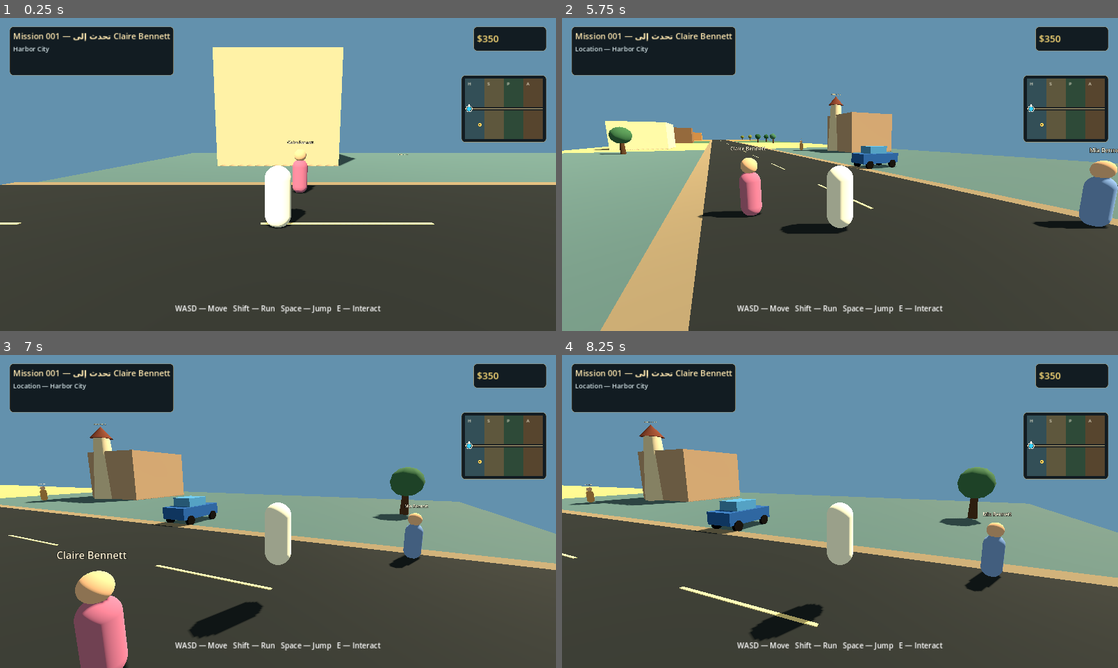
Above: before the commit, frames 1-4 (two rows, left to right).
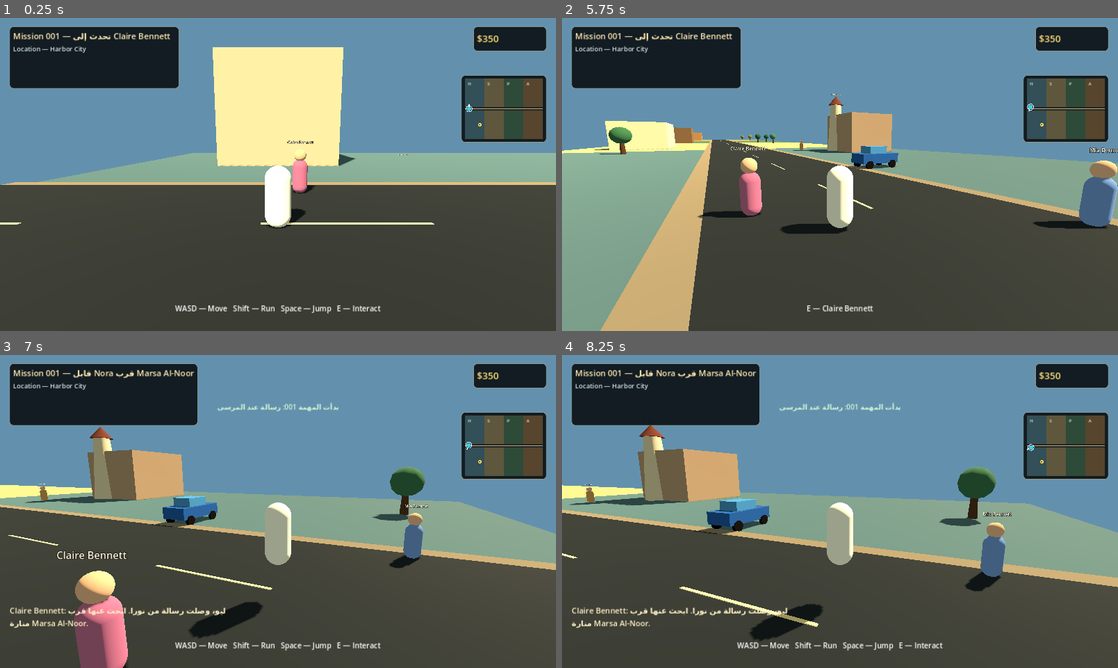
Above: after the commit, the same moments.

Repository: dzdfast-art/GTA-GHIBLI
Game: Godot game, scene res://scenes/main.tscn
Same seed, same stepped clock (60 frames per second), same inputs: the game is played once before the commit and once after it.
Inputs (mouse positions are in pixels of both pictures, inside the frame that each line leads up to):
- Up to frame 1 (0.25 s): no input
- Up to frame 2 (5.75 s): tap Enter at 0.5, 3.5 s; move the mouse to (962, 158) at 0.52 s; hold D (move_right) 0.53-1.25 s; hold E (interact) 0.53-1.25 s; click (962, 158) at 0.67 s; tap Space (jump) at 0.77, 2, 3.77, 5 s; drag from (728, 190) to (812, 237) at 1.27 s; move the mouse to (895, 105) at 2.02 s; hold D (move_right) 2.03-2.75 s; hold E (interact) 2.03-2.75 s; drag from (812, 237) to (673, 127) at 2.77 s; move the mouse to (1006, 221) at 3.52 s; hold A (move_left) 3.53-4.25 s; hold E (interact) 3.53-4.25 s; drag from (673, 127) to (756, 96) at 4.27 s; move the mouse to (867, 174) at 5.02 s; hold S (move_back) from 5.03 s (still down); hold E (interact) from 5.03 s (still down); click (867, 174) at 5.17 s
- Up to frame 3 (7 s): release S (move_back) at 5.75 s; release E (interact) at 5.75 s; drag from (194, 433) to (166, 527) at 5.77 s; tap Enter at 6.5 s; move the mouse to (400, 495) at 6.52 s; hold W (move_forward) from 6.53 s (still down); hold E (interact) from 6.53 s (still down); tap Space (jump) at 6.77 s
- Up to frame 4 (8.25 s): release W (move_forward) at 7.25 s; release E (interact) at 7.25 s; drag from (728, 527) to (812, 574) at 7.27 s; tap Space (jump) at 8 s; move the mouse to (895, 442) at 8.02 s; hold S (move_back) from 8.03 s (still down); hold E (interact) from 8.03 s (still down)

The runs differ from the first frame. In frame 1, 1.6% of the frame differs, in the area x 1-33%, y 2-23%; in frame 2, 1.9%; in frame 3, 3.1%, in the area x 1-85%, y 2-88%; in frame 4, 3.1%.
Error before the commit: Invalid call. Nonexistent function 'set_points_of_interest (via call)' in base 'CanvasLayer (GhibliWebHUD)'. (res://scripts/game_root.gd:41)

Commit message:
Replace placeholder map panel with interactive waypoint map

Diff:
--- a/web-edition/scripts/ui/game_hud.gd
+++ b/web-edition/scripts/ui/game_hud.gd
@@ -1,9 +1,15 @@
 extends CanvasLayer
 class_name GhibliWebHUD
+
+signal waypoint_selected(point_id: String, point_name: String, world_position: Vector3)
+
+const WORLD_MAP_SCRIPT = preload("res://scripts/ui/world_map.gd")
 
 class MinimapCanvas extends Control:
 	var player_world_position := Vector3(-114.0, 0.0, 0.0)
 	var player_heading: float = 0.0
+	var waypoint_world_position := Vector3.ZERO
+	var has_waypoint: bool = false
 	const WORLD_MIN := Vector2(-128.0, -32.0)
 	const WORLD_SIZE := Vector2(256.0, 64.0)
 	const REGION_COLORS := [
@@ -17,6 +23,11 @@
 	func set_player_state(world_position: Vector3, heading: float) -> void:
 		player_world_position = world_position
 		player_heading = heading
+		queue_redraw()
+
+	func set_waypoint(world_position: Vector3, active: bool) -> void:
+		waypoint_world_position = world_position
+		has_waypoint = active
 		queue_redraw()
 
 	func world_to_map(world_position: Vector3, map_size: Vector2 = Vector2(180.0, 132.0)) -> Vector2:
@@ -51,10 +62,16 @@
 		draw_line(player_point, player_point + heading_vector * 11.0, Color(0.98, 0.98, 0.94), 2.0)
 		draw_circle(player_point, 5.0, Color(0.20, 0.82, 1.0))
 		draw_arc(player_point, 7.0, 0.0, TAU, 20, Color(0.97, 0.98, 0.92), 1.3)
+		if has_waypoint:
+			var waypoint_point := world_to_map(waypoint_world_position, size)
+			draw_line(player_point, waypoint_point, Color(1.0, 0.78, 0.26, 0.9), 1.8)
+			draw_circle(waypoint_point, 4.0, Color(1.0, 0.78, 0.26))
+			draw_arc(waypoint_point, 7.0, 0.0, TAU, 20, Color(1.0, 0.90, 0.58), 1.2)
 
 
 var _objective_label: Label
 var _location_label: Label
+var _waypoint_label: Label
 var _cash_label: Label
 var _prompt_label: Label
 var _dialogue_label: Label
@@ -62,6 +79,7 @@
 var _vehicle_label: Label
 var _map_panel: PanelContainer
 var _minimap: MinimapCanvas
+var _map_canvas: Node
 
 
 func _ready() -> void:
@@ -73,14 +91,16 @@
 
 	var info_panel := _make_panel()
 	info_panel.position = Vector2(22.0, 20.0)
-	info_panel.custom_minimum_size = Vector2(370.0, 112.0)
+	info_panel.custom_minimum_size = Vector2(390.0, 142.0)
 	root.add_child(info_panel)
 	var info_column := VBoxContainer.new()
 	info_panel.add_child(info_column)
 	_objective_label = _make_label("Mission 001 — تحدث إلى Claire Bennett", 19, Color(1.0, 0.91, 0.69))
 	_location_label = _make_label("Harbor City", 15, Color(0.82, 0.88, 0.89))
+	_waypoint_label = _make_label("", 14, Color(1.0, 0.82, 0.43))
 	info_column.add_child(_objective_label)
 	info_column.add_child(_location_label)
+	info_column.add_child(_waypoint_label)
 
 	var status_panel := _make_panel()
 	status_panel.anchor_left = 1.0
@@ -158,25 +178,29 @@
 	root.add_child(_notice_label)
 
 	_map_panel = _make_panel()
+	_map_panel.name = "WorldMapPanel"
 	_map_panel.anchor_left = 0.5
 	_map_panel.anchor_right = 0.5
 	_map_panel.anchor_top = 0.5
 	_map_panel.anchor_bottom = 0.5
-	_map_panel.offset_left = -250.0
-	_map_panel.offset_right = 250.0
-	_map_panel.offset_top = -175.0
-	_map_panel.offset_bottom = 175.0
+	_map_panel.offset_left = -390.0
+	_map_panel.offset_right = 390.0
+	_map_panel.offset_top = -250.0
+	_map_panel.offset_bottom = 250.0
 	_map_panel.visible = false
 	root.add_child(_map_panel)
 
 	var map_column := VBoxContainer.new()
+	map_column.name = "MapColumn"
 	_map_panel.add_child(map_column)
 	map_column.add_child(_make_label("GTA GHIBLI — WORLD MAP", 22, Color(1.0, 0.86, 0.54)))
-	map_column.add_child(_make_label("Harbor City  ───  Sapphire Coast", 18, Color(0.83, 0.90, 0.91)))
-	map_column.add_child(_make_label("       │                         │", 18, Color(0.83, 0.90, 0.91)))
-	map_column.add_child(_make_label("Pine Highlands ─── Amber Valley", 18, Color(0.83, 0.90, 0.91)))
-	map_column.add_child(_make_label("Marsa Al-Noor: Harbor City (موقع أولي)", 15, Color(0.94, 0.84, 0.63)))
-	map_column.add_child(_make_label("M — إغلاق الخريطة", 14, Color(0.78, 0.84, 0.86)))
+	_map_canvas = WORLD_MAP_SCRIPT.new()
+	_map_canvas.name = "WorldMapCanvas"
+	_map_canvas.set("custom_minimum_size", Vector2(740.0, 360.0))
+	map_column.add_child(_map_canvas)
+	_map_canvas.connect("waypoint_selected", Callable(self, "_forward_waypoint_selection"))
+	map_column.add_child(_make_label("Click a marker to set a waypoint • Wheel: zoom • Right-drag: pan • M: close", 14, Color(0.78, 0.84, 0.86)))
+	map_column.add_child(_make_label("Waypoint distance is direct-line distance, not road GPS.", 12, Color(0.70, 0.76, 0.77)))
 
 
 func set_objective(text: String) -> void:
@@ -199,8 +223,38 @@
 	_vehicle_label.text = ("DRIVING — " + vehicle_name + "   W/S move  A/D steer  Ctrl brake  E exit") if is_driving else ""
 
 
-func update_minimap(world_position: Vector3, heading: float) -> void:
+func set_points_of_interest(points: Array[Dictionary]) -> void:
+	_map_canvas.call("set_points_of_interest", points)
+
+
+func update_minimap(
+	world_position: Vector3,
+	heading: float,
+	waypoint_position: Vector3 = Vector3.ZERO,
+	has_waypoint: bool = false
+) -> void:
 	_minimap.set_player_state(world_position, heading)
+	_minimap.set_waypoint(waypoint_position, has_waypoint)
+	_map_canvas.call("set_player_state", world_position, heading)
+
+
+func set_waypoint_status(point_name: String, distance: float) -> void:
+	if point_name.is_empty():
+		_waypoint_label.text = ""
+		return
+	_waypoint_label.text = "WAYPOINT — %s · %.0f m (direct)" % [point_name, distance]
+
+
+func get_waypoint_status_text() -> String:
+	return _waypoint_label.text
+
+
+func _forward_waypoint_selection(
+	point_id: String,
+	point_name: String,
+	world_position: Vector3
+) -> void:
+	waypoint_selected.emit(point_id, point_name, world_position)
 
 
 func show_dialogue(speaker: String, line: String) -> void:
